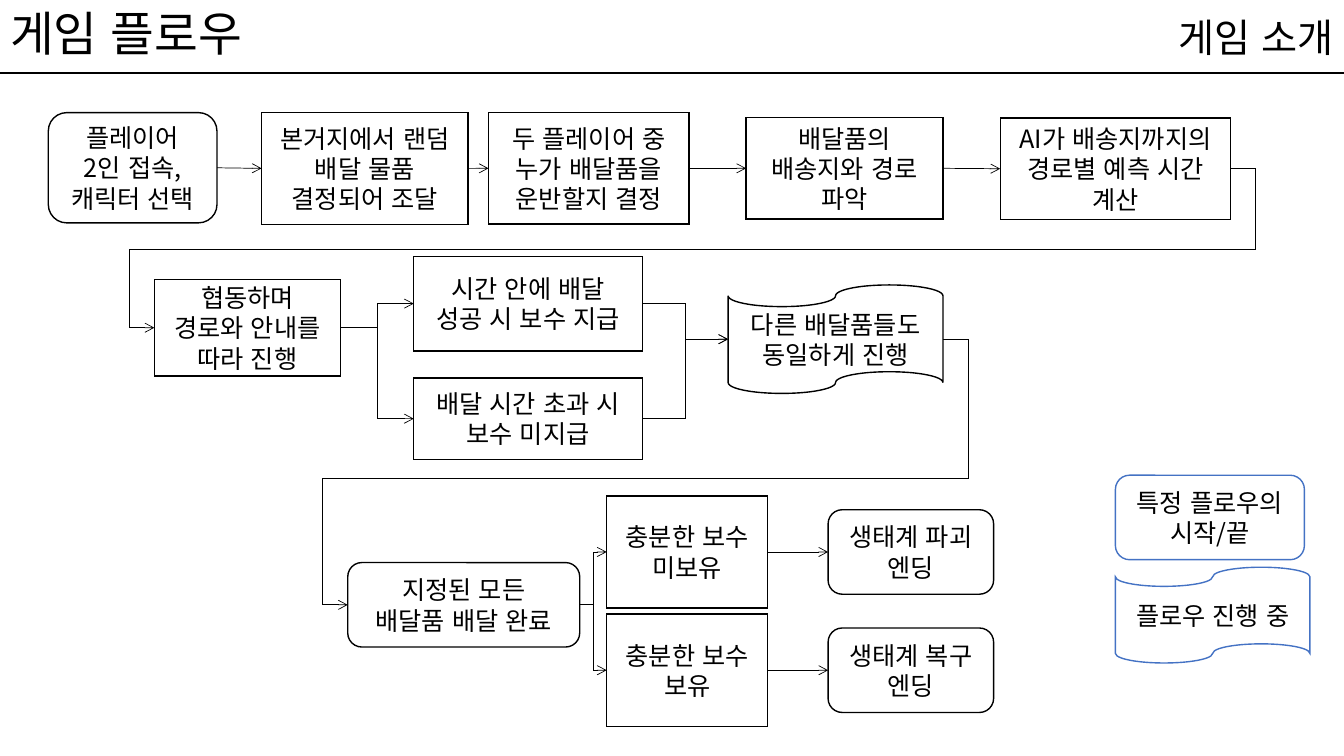
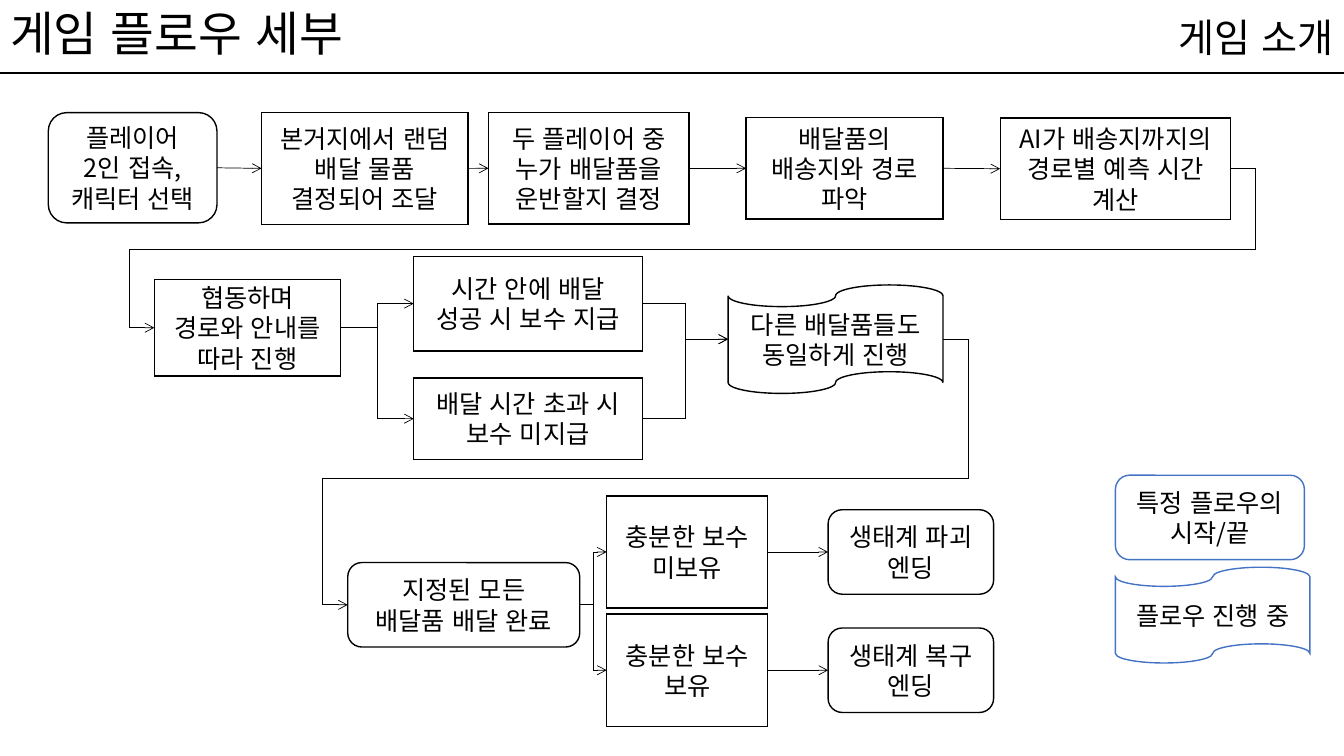
Before and after one commit to kwakyerin/2026_Graduation_Project, a slide deck: slide 10 of documents/HyunahKwon/design/designing/for_teammates/배트와 달트_기획서.pptx (slide 9 before the commit). Drawn at 1344x756 pixels with LibreOffice and Linux fonts; fonts in the diff are those of the drawing. Boxes give left, top, right and bottom in pixels: in the first picture for what was removed or moved away, otherwise in the second. Text is boxed around its words. In the diff, an @@ line names an element or a change of style, - is before the commit and + after.

```diff
--- a/documents/HyunahKwon/design/designing/for_teammates/배트와 달트_기획서.pptx
+++ b/documents/HyunahKwon/design/designing/for_teammates/배트와 달트_기획서.pptx
@@ title at (x1=10, y1=11, x2=343, y2=55): text changed @@
-게임 플로우
+게임 플로우 세부
```
Also in this commit, not shown: 34 other slides changed, 1 slide removed, 3 other files.
